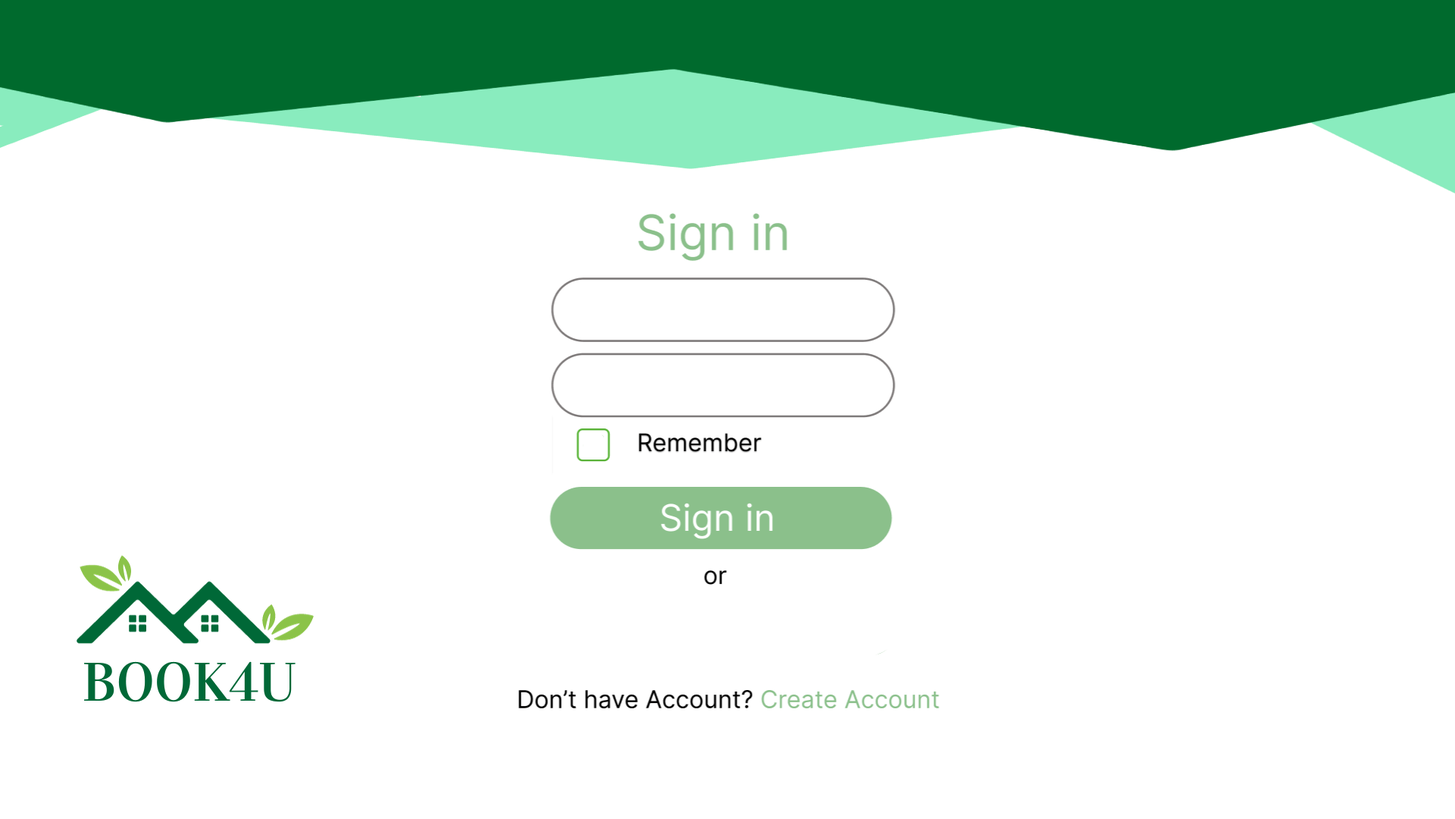
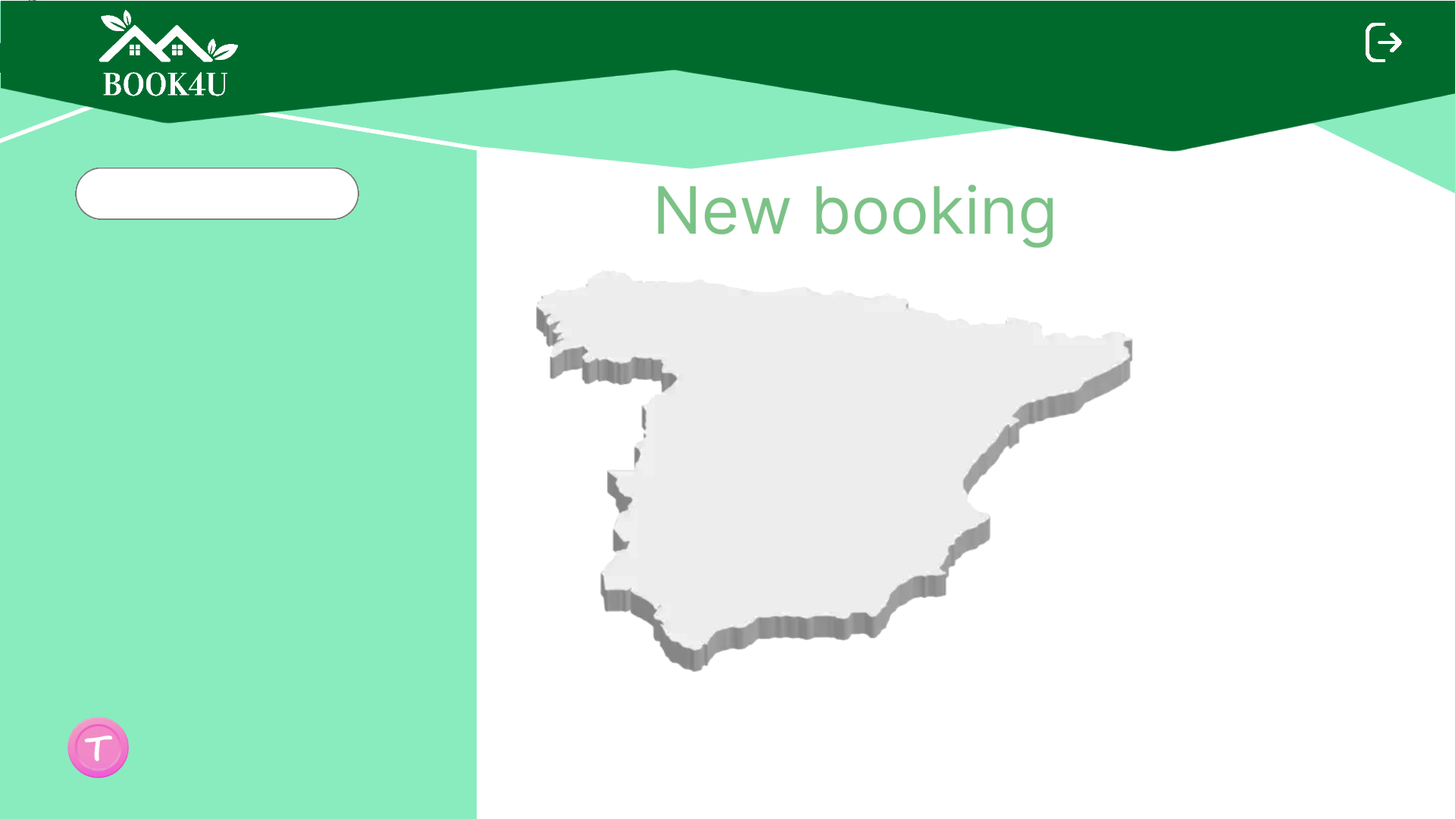
Layer changes from the first 1455 × 819 image to the second:
added layer "cerrar-sesion (2).png" above "cerrar-sesion (1).png" over [1365, 22, 1403, 63]
added layer "cucocoin.png" above "Logo BOOK4U_blanco.png" over [67, 716, 129, 779]
added layer "Logo BOOK4U_blanco.png" above "Capa pegada" over [98, 9, 239, 97]
hid "Logo BOOK4U_transparente.png" over [76, 554, 314, 702]
hid "Capa pegada #1", painted on it over [368, 188, 1103, 730]
painted on "Capa" over [0, 0, 1455, 152]
added layer "Capa pegada #6" above "Capa #1" over [535, 269, 1134, 673]
painted on "Capa #1" over [0, 0, 1455, 600]
added layer "Capa pegada #5" above "Capa pegada #7" over [75, 167, 360, 220]
added layer "Capa pegada #7" above "Copia de Fondo" over [625, 155, 1054, 279]
added layer "Copia de Fondo" above "Copia de Fondo #1" over [0, 1, 477, 819]
added layer "Copia de Fondo #1" above "Fondo" over [2, 9, 1455, 819]
